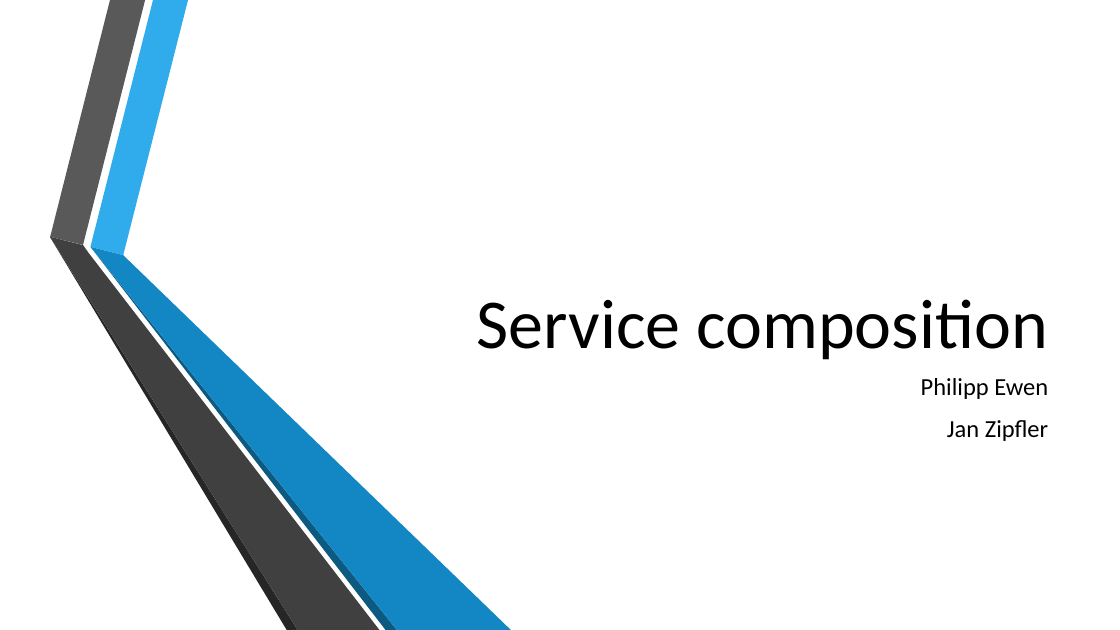
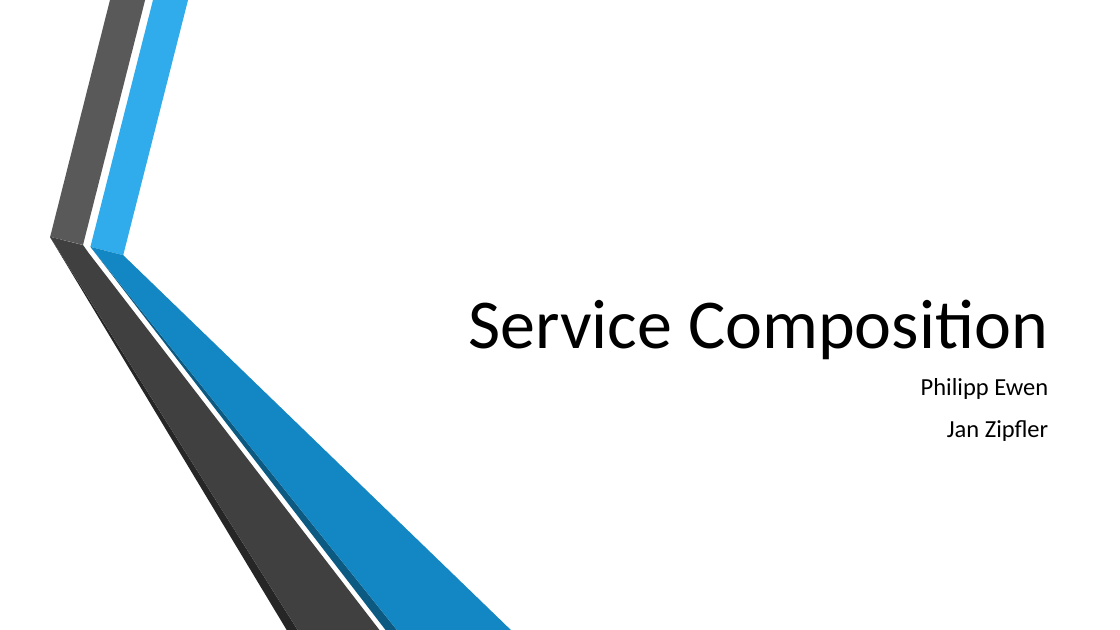
Before and after one commit to jzipfler/HTW-SwArchitektur, a slide deck: slide 1 of doc/slides.pptx. Drawn at 1120x630 pixels with LibreOffice and Linux fonts; fonts in the diff are those of the drawing; background and template pictures are left out. Boxes give left, top, right and bottom in pixels: in the first picture for what was removed or moved away, otherwise in the second. Text is boxed around its words. In the diff, an @@ line names an element or a change of style, - is before the commit and + after.

```diff
--- a/doc/slides.pptx
+++ b/doc/slides.pptx
@@ title at <box>468,299,1048,360</box>: text changed @@
-Service composition
+Service Composition
```
Also in this commit, not shown: 9 other slides changed, 1 slide added, 1 slide removed, 2 other files.
